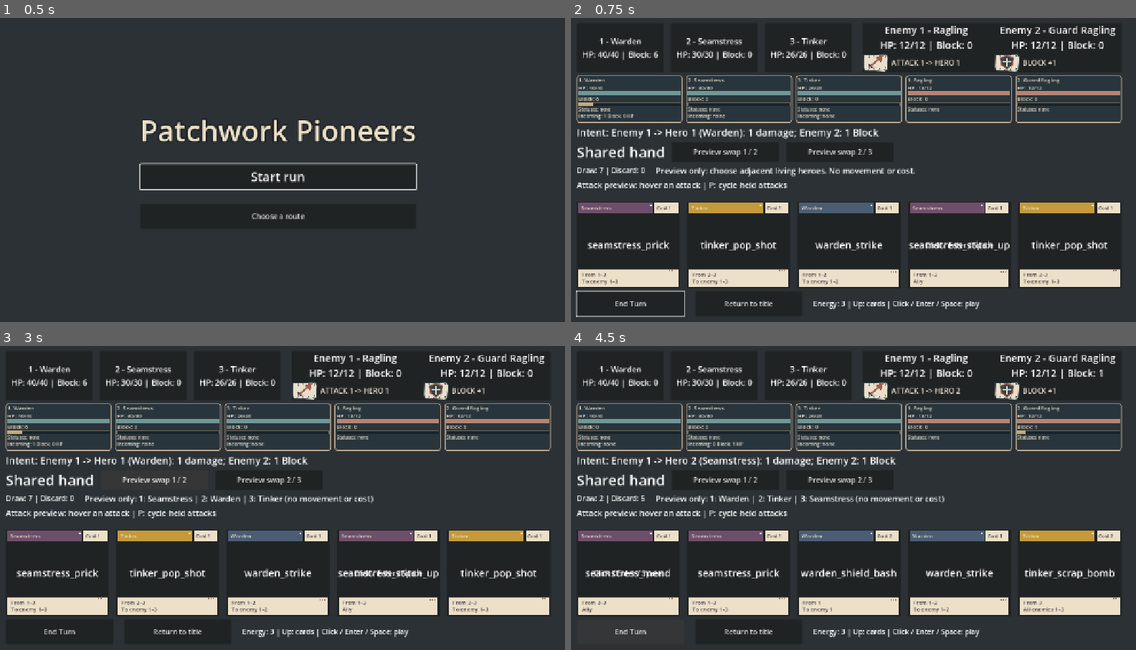
Above: before the commit, frames 1-4 (two rows, left to right).
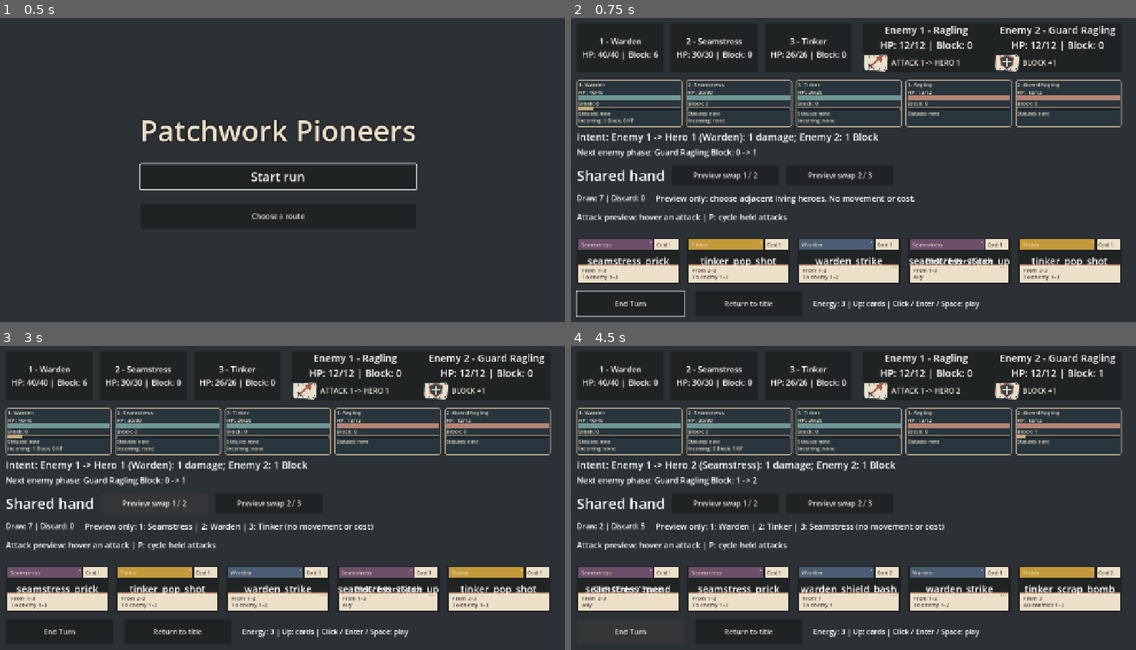
Above: after the commit, the same moments.

Repository: jcoev123-jpg/PatchworkPioneers
Game: Godot game, scene res://scenes/app.tscn
Two runs of this game, one before a commit and one after it. Both use one fixed random seed, a clock stepped at 60 frames per second and the inputs below.
Inputs:
- Up to frame 1 (0.5 s): no input
- Up to frame 2 (0.75 s): click "Start run" at 0.5 s
- Up to frame 3 (3 s): click "Return to title" at 1.25 s; click "Start run" at 2 s; click "Preview swap 1 / 2" at 2.75 s
- Up to frame 4 (4.5 s): click "Preview swap 2 / 3" at 3.5 s; click "End Turn" at 4.25 s

Frame 1 is identical in both runs. In frame 2, 22% of the frame differs, in the area x 0-98%, y 18-89%; in frame 3, 22%; in frame 4, 22%.

Commit message:
Patchwork Pioneers cycle 051: Forecast live enemy Block gains through the special-action resolver
Accepted by relay v2 (Claude final review, tests green).

Diff:
--- a/scripts/app.gd
+++ b/scripts/app.gd
@@ -45,6 +45,7 @@
 var enemy_attacks: Array = []
 var enemy_intents: CombatEnemyIntents
 var intent_label: Label
+var enemy_buff_forecast_label: Label
 var battle_result: CombatBattleResult
 var round_flow: CombatRoundFlow
 var victory_gold: RunVictoryGold
@@ -110,6 +111,9 @@
 	var outcome := battle_result.evaluate()
 	if outcome == CombatBattleResult.ACTIVE:
 		return true
+	if is_instance_valid(enemy_buff_forecast_label):
+		enemy_buff_forecast_label.text = ""
+		enemy_buff_forecast_label.hide()
 	if not _battle_closed:
 		_battle_closed = true
 		if outcome == CombatBattleResult.VICTORY:
@@ -463,7 +467,7 @@
 		battle_view.add_theme_constant_override("margin_" + side, 32)
 	add_child(battle_view)
 	var column := VBoxContainer.new()
-	column.add_theme_constant_override("separation", 24)
+	column.add_theme_constant_override("separation", 16)
 	battle_view.add_child(column)
 	hero_view = HBoxContainer.new()
 	hero_view.add_theme_constant_override("separation", 16)
@@ -480,9 +484,17 @@
 		panel.add_child(label)
 	intent_label = Label.new()
 	intent_label.add_theme_font_size_override("font_size", 22)
+	intent_label.autowrap_mode = TextServer.AUTOWRAP_WORD_SMART
+	var intent_column := VBoxContainer.new()
+	intent_column.add_theme_constant_override("separation", 4)
+	column.add_child(intent_column)
+	intent_column.add_child(intent_label)
+	enemy_buff_forecast_label = Label.new()
+	enemy_buff_forecast_label.name = "EnemyBuffForecast"
+	enemy_buff_forecast_label.add_theme_font_size_override("font_size", 18)
+	enemy_buff_forecast_label.autowrap_mode = TextServer.AUTOWRAP_WORD_SMART
+	intent_column.add_child(enemy_buff_forecast_label)
 	_refresh_intents()
-	intent_label.autowrap_mode = TextServer.AUTOWRAP_WORD_SMART
-	column.add_child(intent_label)
 	result_label = Label.new()
 	result_label.name = "BattleResult"
 	result_label.add_theme_font_size_override("font_size", 28)
@@ -1035,6 +1047,7 @@
 
 
 func _refresh_intents() -> void:
+	_refresh_enemy_buff_forecast()
 	if not is_instance_valid(intent_label):
 		return
 	var announcements: PackedStringArray = []
@@ -1049,6 +1062,21 @@
 				attack["enemy_position"], attack["target_position"],
 				party.get_hero(attack["target_position"])["name"], attack["amount"]])
 	intent_label.text = "Intent: " + ("none" if announcements.is_empty() else "; ".join(announcements))
+
+
+func _refresh_enemy_buff_forecast() -> void:
+	if not is_instance_valid(enemy_buff_forecast_label):
+		return
+	var lines: PackedStringArray = []
+	if is_instance_valid(battle_view) and battle_view.is_visible_in_tree() \
+		and not _battle_closed and battle_result != null \
+		and battle_result.get_outcome() == CombatBattleResult.ACTIVE \
+		and party != null and enemies != null and not party.is_defeated() and not enemies.is_defeated() \
+		and enemy_intents != null and enemy_intents.is_valid() and enemy_attacks == enemy_intents.get_intents():
+		for buff in LiveEnemyBuffForecast.new().forecast(party, enemies, enemy_attacks):
+			lines.append("%s Block: %d -> %d" % [buff.name, buff.before, buff.after])
+	enemy_buff_forecast_label.text = "" if lines.is_empty() else "Next enemy phase: " + "; ".join(lines)
+	enemy_buff_forecast_label.visible = not lines.is_empty()
 
 
 func _end_turn(button: Button = null) -> void:
@@ -1148,6 +1176,7 @@
 	hero_view = null
 	hero_panels.clear()
 	intent_label = null
+	enemy_buff_forecast_label = null
 	result_label = null
 	battle_result = null
 	victory_gold = null
--- /dev/null
+++ b/scripts/live_enemy_buff_forecast.gd
@@ -0,0 +1,53 @@
+class_name LiveEnemyBuffForecast
+extends RefCounted
+## Read-only projection of announced self-Block actions. Never receives an RNG.
+
+
+func forecast(party: CombatParty, enemies: CombatEnemies, announcements: Array) -> Array[Dictionary]:
+	if party == null or enemies == null or not party.is_valid() or not enemies.is_valid():
+		return []
+	var heroes := party.get_heroes()
+	var roster := enemies.get_enemies()
+	var validator := CombatStatusTurnBatch.new()
+	if not validator.tick_side("heroes", heroes).ok or not validator.tick_side("enemies", roster).ok:
+		return []
+	var actions: Array = []
+	var seen: Array[int] = []
+	for raw in announcements:
+		if not raw is Dictionary:
+			return []
+		var kind = raw.get("type")
+		var source = raw.get("enemy_position")
+		var amount = raw.get("amount")
+		if not kind is String or kind not in ["attack", "block"] \
+			or not source is int or source < 1 or source > roster.size() or source in seen \
+			or not amount is int or amount < 0:
+			return []
+		seen.append(source)
+		if kind == "attack":
+			var target = raw.get("target_position")
+			if raw.size() != 4 or not target is int or target < 1 or target > CombatParty.PARTY_SIZE:
+				return []
+		else:
+			if raw.size() != 3:
+				return []
+			if amount > 0 and roster[source - 1].hp > 0:
+				if not roster[source - 1].get("name") is String or roster[source - 1].name.is_empty():
+					return []
+				actions.append({"type": "buff", "enemy_position": source, "amount": amount})
+	if actions.is_empty():
+		return []
+	# Constructors initialize fresh combatants; restore exact validated snapshots
+	# afterwards so current HP, Block, positions and nested statuses are retained.
+	var copied_party := CombatParty.new(heroes)
+	var copied_enemies := CombatEnemies.new(roster)
+	copied_party._heroes = heroes.duplicate(true)
+	copied_enemies._enemies = roster.duplicate(true)
+	if not CombatEnemySpecialActions.new().execute_actions(copied_party, copied_enemies, actions).ok:
+		return []
+	var result: Array[Dictionary] = []
+	for action in actions:
+		var source: int = action.enemy_position
+		result.append({"enemy_position": source, "name": roster[source - 1].name,
+			"before": roster[source - 1].block, "after": copied_enemies.get_enemy(source).block})
+	return result
--- /dev/null
+++ b/tests/live_enemy_buff_forecast_test.gd
@@ -0,0 +1,224 @@
+extends SceneTree
+
+var failures: Array[String] = []
+var checks := 0
+
+
+func _initialize() -> void:
+	call_deferred("_run")
+
+
+func _check(condition: bool, message: String) -> void:
+	checks += 1
+	if not condition:
+		failures.append(message)
+
+
+func _snapshot(app) -> Array:
+	return [app.party.get_heroes(), app.enemies.get_enemies(),
+		app.deck.draw_pile.duplicate(true), app.deck.hand.duplicate(true),
+		app.deck.discard_pile.duplicate(true), app.deck.energy, app.deck.turn_active,
+		app.run_rng.seed, app.run_rng.state, app.enemy_intents._turn_index,
+		app.enemy_intents._definitions.duplicate(true), app.enemy_intents.get_intents(),
+		app.enemy_attacks.duplicate(true), app.battle_result.get_outcome(), app.intent_label.text]
+
+
+func _mouse(button: Button) -> void:
+	var point := button.get_global_rect().get_center()
+	var motion := InputEventMouseMotion.new()
+	motion.position = point
+	root.push_input(motion, true)
+	for pressed in [true, false]:
+		var event := InputEventMouseButton.new()
+		event.button_index = MOUSE_BUTTON_LEFT
+		event.position = point
+		event.pressed = pressed
+		root.push_input(event, true)
+
+
+func _key(button: Button) -> void:
+	button.grab_focus()
+	for pressed in [true, false]:
+		var event := InputEventKey.new()
+		event.keycode = KEY_ENTER
+		event.pressed = pressed
+		root.push_input(event, true)
+
+
+func _visible(app, before: int, after: int) -> void:
+	var label = app.enemy_buff_forecast_label
+	_check(is_instance_valid(label), "forecast label exists")
+	if not is_instance_valid(label):
+		return
+	_check(label is Label and app.battle_view.is_ancestor_of(label) and label.is_visible_in_tree(),
+		"forecast is mounted and visible")
+	_check(label.text == "Next enemy phase: Guard Ragling Block: %d -> %d" % [before, after],
+		"forecast names precise Guard before/after Block")
+	var rect: Rect2 = label.get_global_rect()
+	_check(rect.size.x > 0 and rect.size.y > 0 and Rect2(0, 0, 1280, 720).encloses(rect),
+		"forecast fits viewport")
+	_check(rect.position.y >= app.intent_label.get_global_rect().end.y \
+		and rect.position.y - app.intent_label.get_global_rect().end.y <= 8,
+		"forecast sits near intent text")
+	_check(Rect2(0, 0, 1280, 720).encloses(app.end_turn_button.get_global_rect()) \
+		and Rect2(0, 0, 1280, 720).encloses(app.return_button.get_global_rect()),
+		"battle actions remain inside viewport")
+
+
+func _immutable_refresh(app) -> void:
+	var before := _snapshot(app)
+	seed(51601)
+	var expected := randi()
+	seed(51601)
+	for repeat in range(5):
+		app._refresh_intents()
+		app._refresh_party()
+		app._refresh_enemy_roster()
+	_check(randi() == expected, "refresh does not consume global RNG")
+	_check(_snapshot(app) == before, "repeated refresh preserves full actors, piles, energy, RNG and announcements")
+
+
+func _detached_cases(app) -> void:
+	var rules := LiveEnemyBuffForecast.new()
+	var before := _snapshot(app)
+	var batch: Array = app.enemy_attacks.duplicate(true)
+	_check(rules.forecast(app.party, app.enemies, batch) == [
+		{"enemy_position": 2, "name": "Guard Ragling", "before": 2, "after": 3}], "helper projects exact current Block")
+	var bad_batches: Array = [[null], [{"type": "buff", "enemy_position": 2, "amount": 1}]]
+	for bad in [-1, 0.5, true, "1", null]:
+		var invalid := batch.duplicate(true)
+		invalid[1].amount = bad
+		bad_batches.append(invalid)
+	var duplicate := batch.duplicate(true)
+	duplicate.append(batch[1].duplicate(true))
+	bad_batches.append(duplicate)
+	var late_invalid := batch.duplicate(true)
+	late_invalid.reverse()
+	late_invalid[1].target_position = 4
+	bad_batches.append(late_invalid)
+	for invalid in bad_batches:
+		_check(rules.forecast(app.party, app.enemies, invalid).is_empty(), "invalid batch advertises nothing")
+		_check(_snapshot(app) == before, "invalid batch preserves surviving live models")
+	_check(rules.forecast(null, app.enemies, batch).is_empty() \
+		and rules.forecast(app.party, null, batch).is_empty() \
+		and rules.forecast(CombatParty.new([]), app.enemies, batch).is_empty(), "missing/invalid roster fails closed")
+	_check(_snapshot(app) == before, "null/invalid roster leaves survivors unchanged")
+	var zero := batch.duplicate(true)
+	zero[1].amount = 0
+	_check(rules.forecast(app.party, app.enemies, zero).is_empty(), "zero Block has no forecast")
+	app.enemy_attacks = zero
+	app._refresh_intents()
+	_check(app.enemy_buff_forecast_label.text.is_empty(), "stale announcement clears mounted forecast")
+	app.enemy_intents._definitions[1].pattern[0].amount = 0
+	app.enemy_attacks = app.enemy_intents.get_intents()
+	app._refresh_intents()
+	_check(app.enemy_buff_forecast_label.text.is_empty(), "valid announced zero Block clears mounted forecast")
+	app.enemy_intents._definitions[1].pattern[0].amount = 1
+	app.enemy_attacks = app.enemy_intents.get_intents()
+	app._refresh_intents()
+	_check(_snapshot(app) == before, "zero and stale fixtures restore full original state")
+	app.enemies._enemies[1].block = CombatEnemies.MAX_INT
+	var overflow := _snapshot(app)
+	_check(rules.forecast(app.party, app.enemies, batch).is_empty(), "overflowing detached action fails closed")
+	app._refresh_intents()
+	_check(app.enemy_buff_forecast_label.text.is_empty() and not app.enemy_buff_forecast_label.visible,
+		"overflow clears mounted forecast")
+	_check(_snapshot(app) == overflow, "overflow never mutates live Block or other state")
+	var late_overflow: Array = [{"type": "block", "enemy_position": 1, "amount": 1}, batch[1]]
+	_check(rules.forecast(app.party, app.enemies, late_overflow).is_empty() \
+		and _snapshot(app) == overflow, "late overflowing buff publishes neither earlier forecast nor live write")
+	app.enemies._enemies[1].block = 2
+	# Two buffs in deliberately reversed source order; outputs retain caller order.
+	var ordered: Array = [{"type": "block", "enemy_position": 2, "amount": 1},
+		{"type": "block", "enemy_position": 1, "amount": 2}]
+	var ordered_before := ordered.duplicate(true)
+	var result := rules.forecast(app.party, app.enemies, ordered)
+	_check(result.size() == 2 and result[0].enemy_position == 2 and result[1].enemy_position == 1 \
+		and result[0].after == 3 and result[1].after == 2, "multiple sources preserve input order and actual totals")
+	if not result.is_empty():
+		result[0].after = -1
+	_check(rules.forecast(app.party, app.enemies, ordered)[0].after == 3 \
+		and ordered == ordered_before and _snapshot(app) == before, "results and nested inputs are detached")
+
+
+func _run() -> void:
+	var scene := load("res://scenes/app.tscn") as PackedScene
+	_check(scene != null, "actual app scene loads")
+	if scene == null:
+		_finish()
+		return
+	var app = scene.instantiate()
+	root.add_child(app)
+	await process_frame
+	_check(app.title_view.is_visible_in_tree() and app.enemy_buff_forecast_label == null, "title has no forecast")
+	var replay: Array = []
+	for session in range(2):
+		_mouse(app.start_button)
+		await process_frame
+		await process_frame
+		var ready: bool = app.party != null and app.enemies != null and app.deck != null \
+			and app.enemy_intents != null and is_instance_valid(app.end_turn_button)
+		_check(ready, "physical title Start creates real battle services")
+		if not ready:
+			app.free()
+			_finish()
+			return
+		_check(app.enemies.get_enemy(2).name == "Guard Ragling" and app.enemies.get_enemy(2).hp > 0 \
+			and app.enemies.get_enemy(2).block == 0 and app.enemy_attacks[1] == \
+			{"type": "block", "enemy_position": 2, "amount": 1}, "living authored Guard announces Block 1")
+		if "--inject-wrong-forecast" in OS.get_cmdline_user_args():
+			app.enemy_buff_forecast_label.text = "wrong"
+		if "--inject-missing-forecast" in OS.get_cmdline_user_args():
+			app.enemy_buff_forecast_label.free()
+		_visible(app, 0, 1)
+		if not failures.is_empty():
+			app.free()
+			_finish()
+			return
+		var trace: Array = [_snapshot(app)]
+		for turn in range(2):
+			_immutable_refresh(app)
+			if turn == 0:
+				_mouse(app.end_turn_button)
+			else:
+				_key(app.end_turn_button)
+			await process_frame
+			await process_frame
+			_check(app.enemies.get_enemy(2).block == turn + 1 \
+				and app.enemy_intents._turn_index == turn + 1, "physical End Turn applies exactly one stacking buff")
+			_visible(app, turn + 1, turn + 2)
+			_immutable_refresh(app)
+			trace.append(_snapshot(app))
+		if session == 0:
+			replay = trace.duplicate(true)
+		else:
+			_check(trace == replay, "same seed restart replays full states and announcements")
+		_detached_cases(app)
+		# Statuses and arbitrary nested actor metadata survive read-only projection too.
+		app.party._heroes[0]["statuses"] = {"bleed": 2, "weak": 1}
+		app.enemies._enemies[1]["statuses"] = {"exposed": 2}
+		app.enemies._enemies[1]["metadata"] = {"nested": [1, {"value": 2}]}
+		_immutable_refresh(app)
+		_visible(app, 2, 3)
+		_check(app.enemies.apply_damage(2, 999) and app.enemies.is_slain(2) \
+			and not app.enemies.is_defeated(), "Guard slain while another enemy keeps battle active")
+		app._refresh_intents()
+		_check(app.enemy_buff_forecast_label.text.is_empty() and not app.enemy_buff_forecast_label.visible,
+			"slain Guard omitted from mounted forecast")
+		_immutable_refresh(app)
+		_check(app.enemies.apply_damage(1, 999), "final enemy can be slain")
+		app._observe_battle_result()
+		_check(app._battle_closed and app.enemy_buff_forecast_label.text.is_empty(), "terminal forecast clears immediately")
+		_key(app.return_button)
+		await process_frame
+		_check(app.battle_view == null and app.enemy_buff_forecast_label == null \
+			and app.title_view.is_visible_in_tree(), "physical Return clears battle forecast before restart")
+	app.free()
+	_finish()
+
+
+func _finish() -> void:
+	for failure in failures:
+		printerr(failure)
+	print("live_enemy_buff_forecast_test: ", "PASS" if failures.is_empty() else "FAIL", " (", checks, " checks)")
+	quit(0 if failures.is_empty() else 1)
Not shown, added: scripts/live_enemy_buff_forecast.gd.uid
Not shown, added: tests/live_enemy_buff_forecast_test.gd.uid
